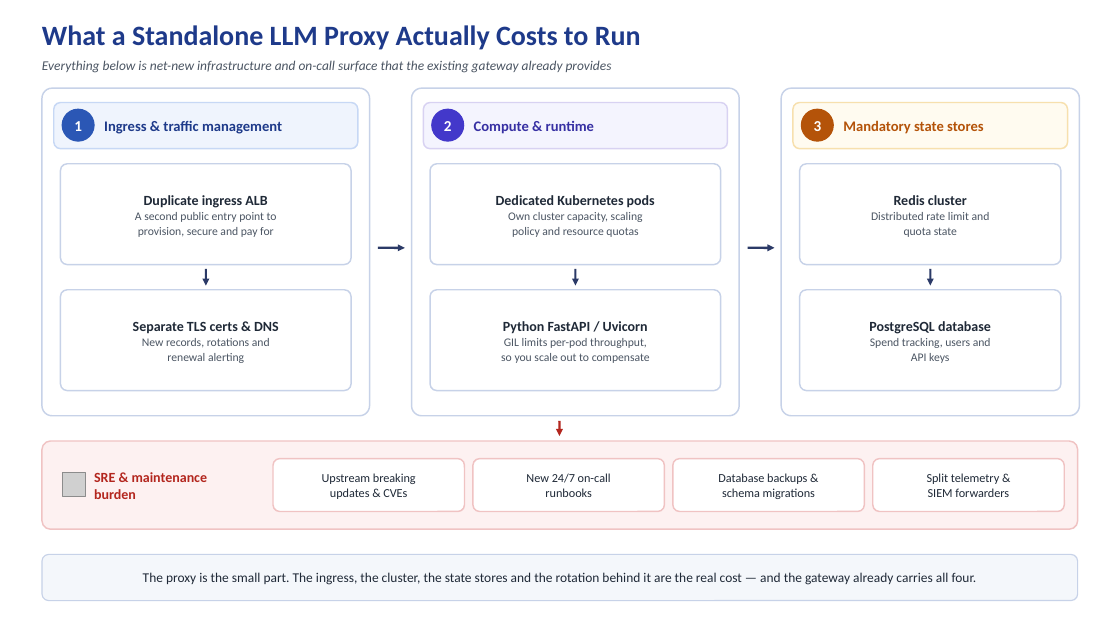
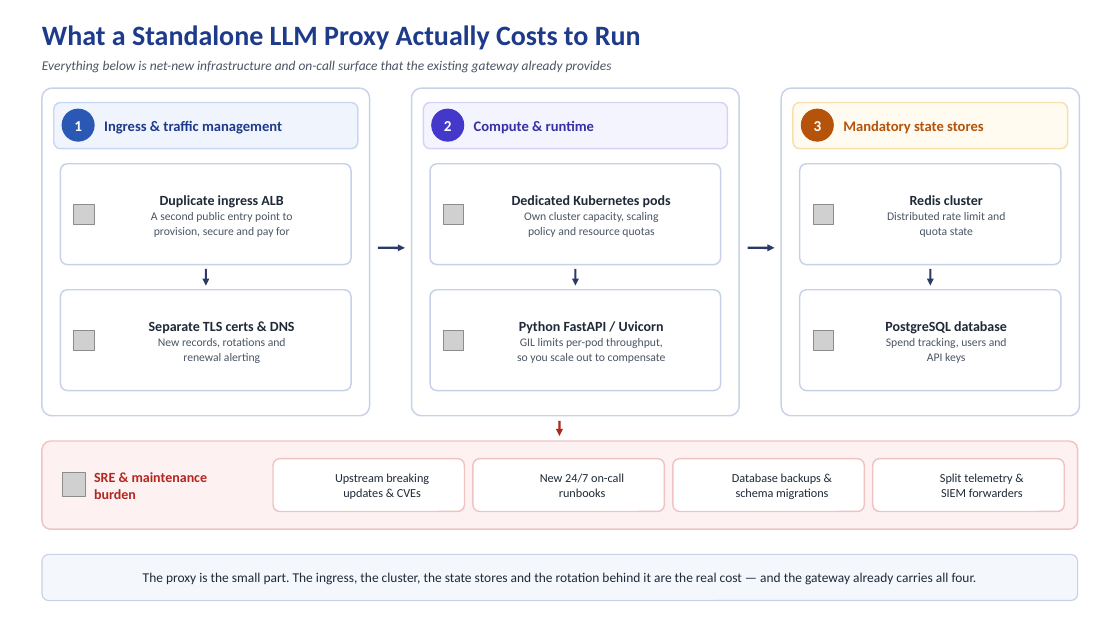
Before and after one commit to vrvlive/slidev-setup, a slide deck: slide 6 of agent-harness-diagram.pptx. Drawn at 1120x630 pixels with LibreOffice and Linux fonts; fonts in the diff are those of the drawing; grey boxes stand for pictures; background and template pictures are left out. Boxes give left, top, right and bottom in pixels: in the first picture for what was removed or moved away, otherwise in the second. Text is boxed around its words. In the diff, an @@ line names an element or a change of style, - is before the commit and + after.

```diff
--- a/agent-harness-diagram.pptx
+++ b/agent-harness-diagram.pptx
@@ text "Duplicate ingress ALB": place and size @@
-text "Duplicate ingress ALB" at box(135, 195, 277, 237)
+text "Duplicate ingress ALB" at box(151, 195, 293, 237)
@@ text "Dedicated Kubernetes pods": place and size @@
-text "Dedicated Kubernetes pods" at box(496, 195, 655, 237)
+text "Dedicated Kubernetes pods" at box(512, 195, 671, 237)
@@ text "Redis cluster": place and size @@
-text "Redis cluster" at box(871, 195, 990, 237)
+text "Redis cluster" at box(887, 195, 1006, 237)
@@ picture added at box(74, 204, 94, 224) @@
@@ picture added at box(444, 204, 464, 224) @@
@@ picture added at box(813, 204, 833, 224) @@
@@ text "Separate TLS certs & DNS": place and size @@
-text "Separate TLS certs & DNS" at box(133, 322, 279, 363)
+text "Separate TLS certs & DNS" at box(149, 322, 295, 363)
@@ text "Python FastAPI / Uvicorn": place and size @@
-text "Python FastAPI / Uvicorn" at box(501, 321, 650, 363)
+text "Python FastAPI / Uvicorn" at box(517, 321, 666, 363)
@@ text "PostgreSQL database": place and size @@
-text "PostgreSQL database" at box(869, 321, 991, 363)
+text "PostgreSQL database" at box(885, 321, 1007, 363)
@@ picture added at box(74, 330, 94, 350) @@
@@ picture added at box(444, 330, 464, 350) @@
@@ picture added at box(813, 330, 833, 350) @@
@@ text "Upstream breaking": place and size @@
-text "Upstream breaking" at box(322, 473, 416, 499)
+text "Upstream breaking" at box(335, 473, 429, 499)
@@ text "New 24/7 on-call": place and size @@
-text "New 24/7 on-call" at box(526, 473, 611, 497)
+text "New 24/7 on-call" at box(540, 473, 624, 497)
@@ text "Database backups &": place and size @@
-text "Database backups &" at box(718, 473, 815, 499)
+text "Database backups &" at box(732, 473, 828, 499)
@@ text "Split telemetry &": place and size @@
-text "Split telemetry &" at box(927, 473, 1009, 497)
+text "Split telemetry &" at box(940, 473, 1023, 497)
```
Also in this commit, not shown: 4 other slides changed.
